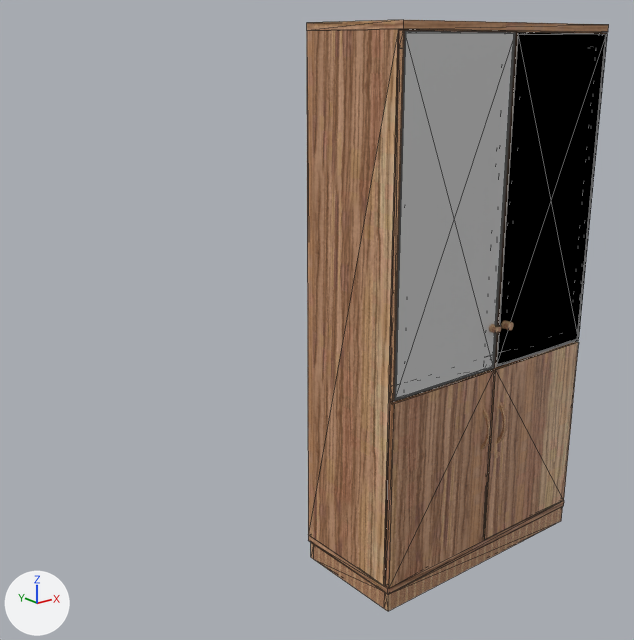
The FBX model Assets/Meshes/Baseline/baseline_5OH_45x100_satinato_aluframe_combined_finala.fbx as it was, and as the next commit left it.
Before and after are seen from a camera (50 mm lens) standing at (-7.22, -6.0, 4.82) and looking at (-0.84, 1.98, 1.63). The axes (+X, +Y, +Z) are drawn at lower left. The lights are the same throughout. Mesh edges are drawn as thin lines on the coarser meshes. Where no turn or scale is listed for an object, it has been applied to the vertices. Vertices at the same position are counted once.

Before the edit, the objects in view are built like this:
```python
me_mesh_001 = bpy.data.meshes.new('Mesh.001')
me_mesh_001.from_pydata(...)  # 32 vertices, 60 faces; spans x -2.53..0.01, y 1.72..2.86, z 0.16..4.99
me_mesh_001.materials.append(mat_phong2)
me_mesh_004 = bpy.data.meshes.new('Mesh.004')
me_mesh_004.from_pydata(...)  # 97 vertices, 160 faces; spans x -4.74..-3.49, y 0.34..0.39, z 2.32..5.23
me_mesh_004.materials.append(mat_phong2)
me_mesh_012 = bpy.data.meshes.new('Mesh.012')
me_mesh_012.from_pydata(...)  # a box spanning x -3.47..-2.22, y 0.34..0.39, z 0.54..2.3
me_mesh_012.materials.append(mat_phong2)
ob_drewno_mesh = bpy.data.objects.new('drewno_mesh', me_mesh_001)
ob_drewno_mesh.location = (0.0, -2.86, 0.0)
ob_drewno_mesh_002 = bpy.data.objects.new('drewno_mesh.002', me_mesh_012)
ob_drewno_mesh_002.location = (2.22, -1.49, -0.31)
ob_plastic_mesh = bpy.data.objects.new('plastic_mesh', me_mesh_004)
ob_plastic_mesh.location = (2.22, -1.48, -0.31)
# also in view: 'szklo_mesh' at (-1.89, -1.14, 3.46); 'drewno_mesh.001' at (-1.89, -1.12, 1.11); 'metal_mesh' at (-1.26, -0.58, 0.07); 'szklo_mesh.001' at (-0.62, -1.14, 3.46)
```
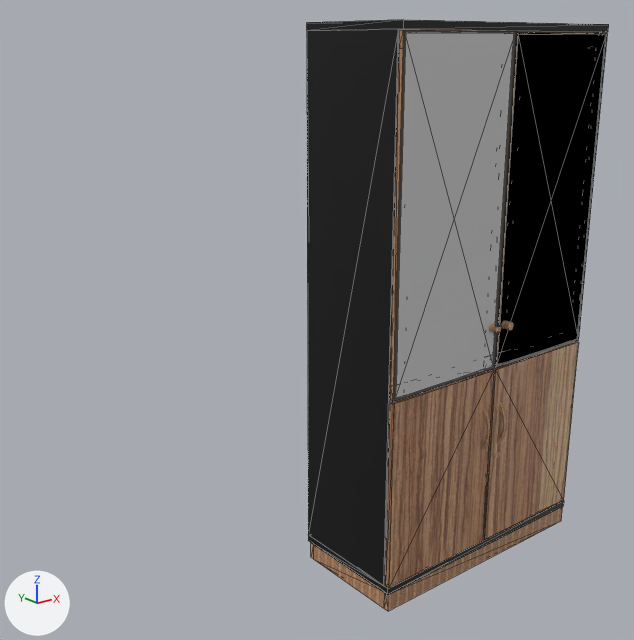
Where the newer file only moved an object's origin or applied its transform, the numbers keep the older frame.

Edits to the bpy script that builds the scene:
```text
Add mat_mesh_drewno_meshsg1:
    mat_mesh_drewno_meshsg1 = principled_material('mesh:drewno_meshSG1')
    mat_mesh_drewno_meshsg1.base_color = (0.0, 0.0, 0.0)  # black #000000
    mat_mesh_drewno_meshsg1.roughness = 0.553
Change me_mesh_001:
    used by ob_drewno_mesh; location = (0.0, -2.86, 0.0)
    remove me_mesh_001.from_pydata(...)  # 32 vertices, 60 faces; spans x -2.53..0.01, y 1.72..2.86, z 0.16..4.99
    add me_mesh_001.from_pydata(...)  # 32 vertices, 58 faces; spans x -2.53..0.01, y 1.72..2.86, z 0.16..4.99
    me_mesh_001 part 1: 58 faces spanning x -2.53..0.01, y 1.72..2.86, z 0.16..4.99 switch from mat_phong2 to mat_mesh_drewno_meshsg1 (black #000000)
Change me_mesh_012:
    where me_mesh_012.from_pydata(...)  # 8 vertices, 12 faces; spans x -3.47..-2.22, y 0.34..0.39, z 0.54..2.3
    used by ob_drewno_mesh_002; location = (2.22, -1.49, -0.31)
    me_mesh_012 part 2: texture (UV) coordinates changed
```

Pixel boxes [x1, y1, x2, y2] of what changed, in the pictures (634 x 640 px):
part 1 of me_mesh_001, recoloured
    both: [307, 20, 609, 595]
